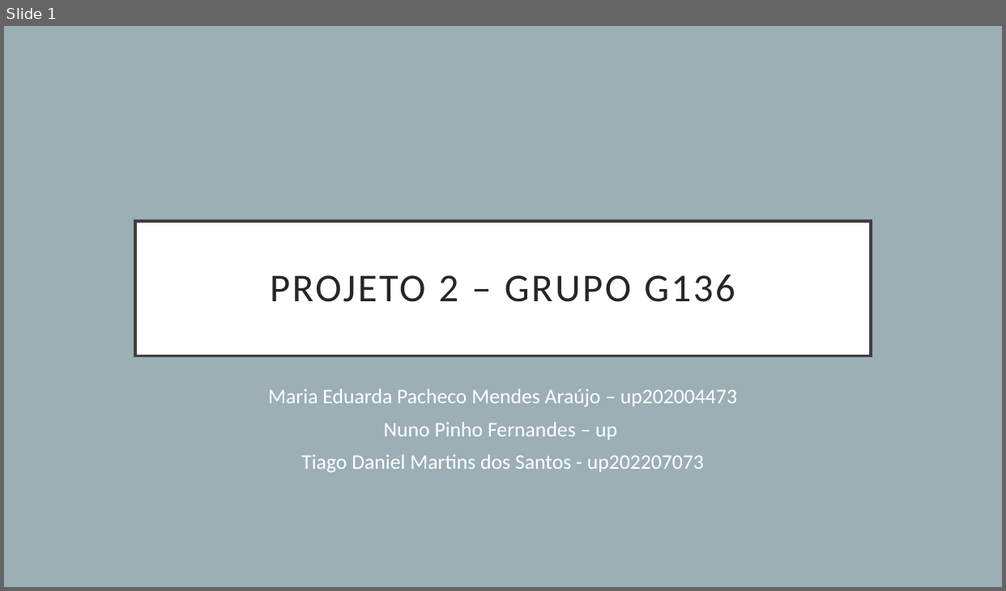
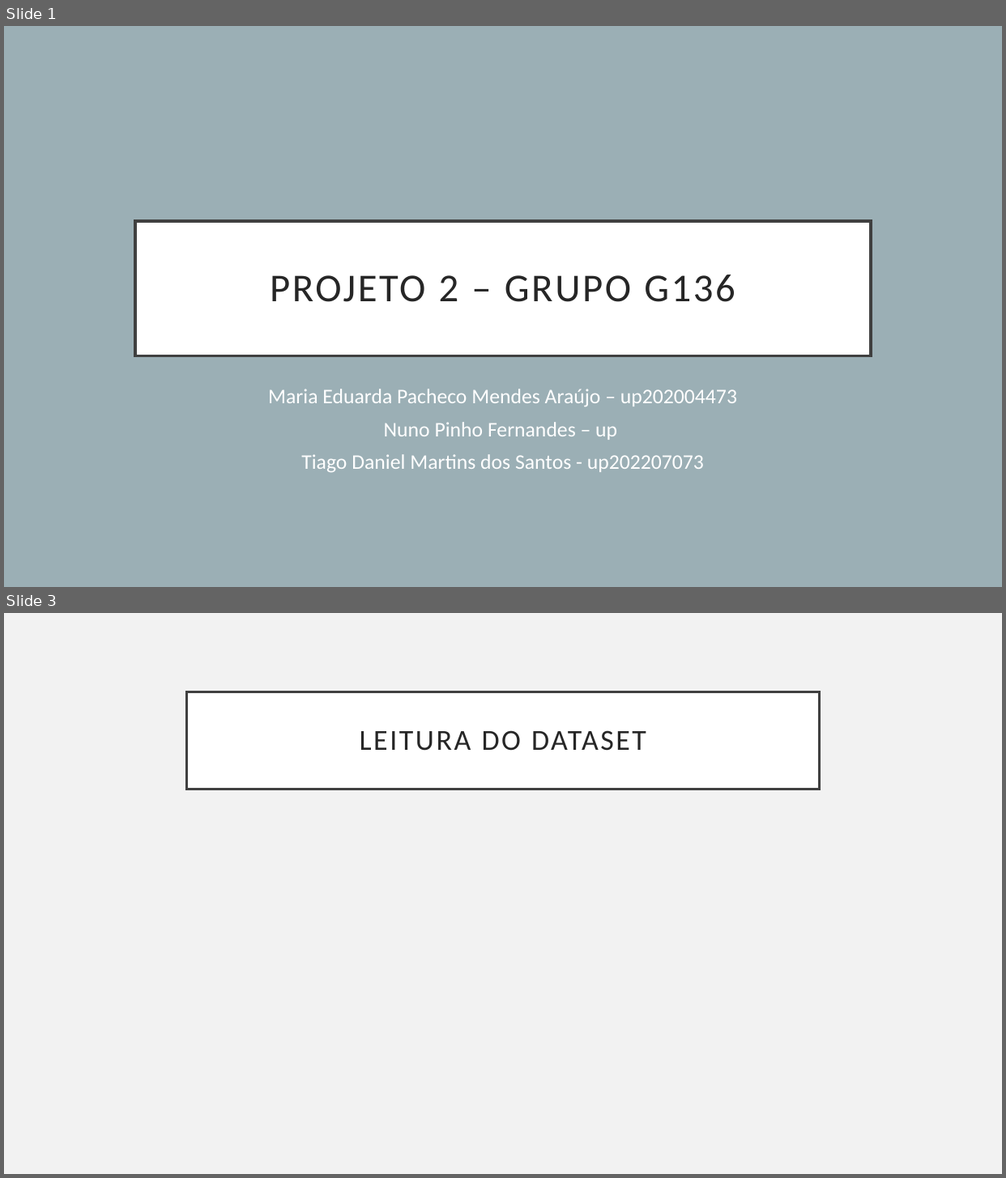
Before and after one commit to Eduarda34/FEUP-AED-23.24-Proj2, a slide deck: Apresentação.pptx. Shown one above the other, each under a label of ours: slide 1 before the commit, slides 1 and 3 after it; the slides between them are not shown. The pictures are 1006x591 and 1006x1178 pixels, drawn with LibreOffice and Linux fonts; fonts in the diff are those of the drawing. Boxes give left, top, right and bottom in pixels: in the first picture for what was removed or moved away, otherwise in the second. Text is boxed around its words. In the diff, an @@ line names an element or a change of style, - is before the commit and + after.

```diff
--- a/Apresentação.pptx
+++ b/Apresentação.pptx
@@ slide 3 added at bbox=[4, 613, 1002, 1174], background #F2F2F2 @@
@@ title added at bbox=[187, 692, 819, 789], fill #FFFFFF, outline #404040 2.5 pt, 28 pt, text #262626 @@
+LEITURA DO DATASET
```
Also in this commit, not shown: 6 other slides added, 1 slide removed, 2 other files.
